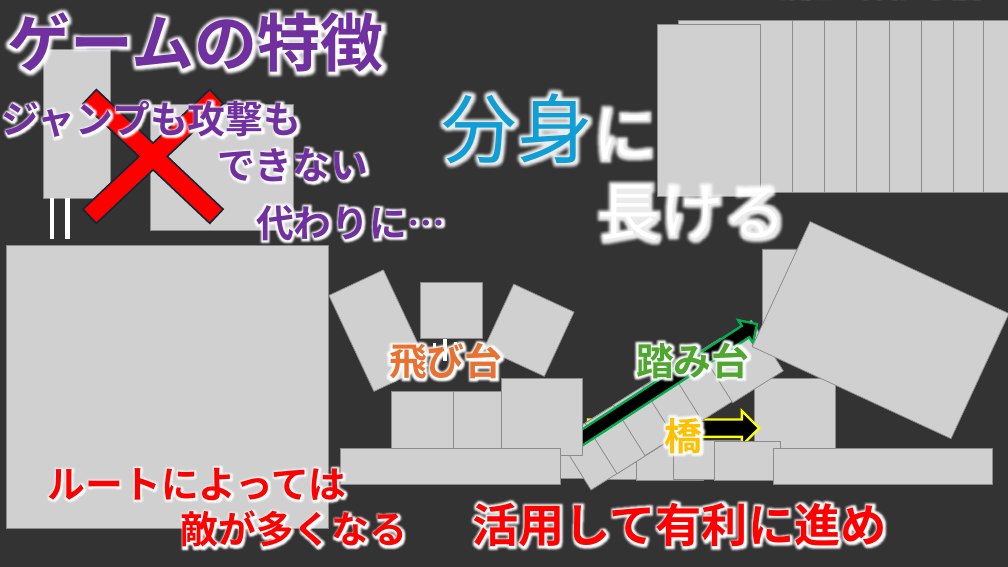
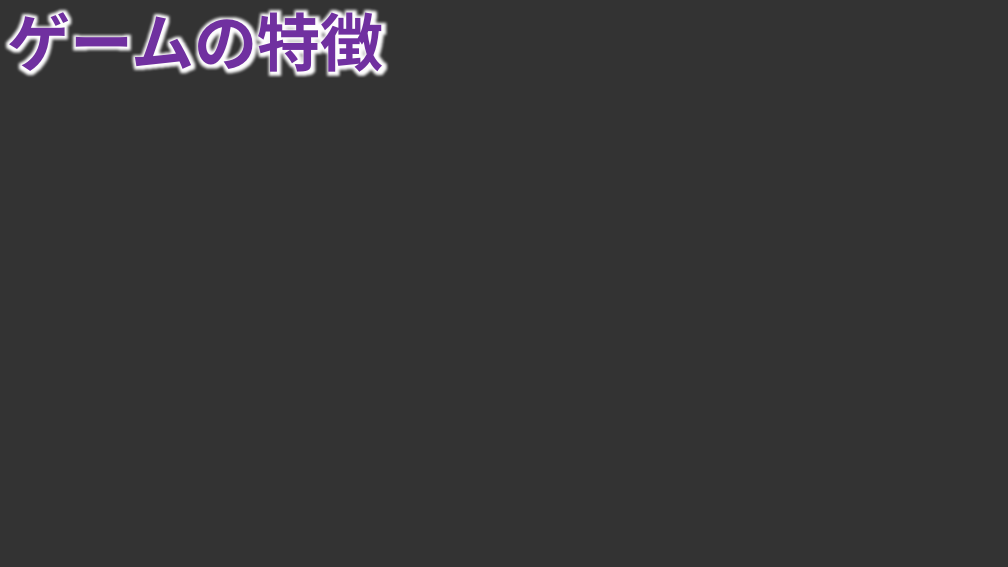
Before and after one commit to TomoyaKanazaki/TeamNinja, a slide deck: slide 6 of 98_plan/00_pptx/100_mainplan.pptx (slide 9 before the commit). Drawn at 1008x567 pixels with LibreOffice and Linux fonts; fonts in the diff are those of the drawing; grey boxes stand for pictures; background and template pictures are left out. Boxes give left, top, right and bottom in pixels: in the first picture for what was removed or moved away, otherwise in the second. Text is boxed around its words. In the diff, an @@ line names an element or a change of style, - is before the commit and + after.

```diff
--- a/98_plan/00_pptx/100_mainplan.pptx
+++ b/98_plan/00_pptx/100_mainplan.pptx
@@ group removed at bbox=[657, 20, 1008, 197]: 9 pictures @@
@@ text removed at bbox=[774, 0, 992, 5] @@
-設定、攻略、展開
@@ cross removed at bbox=[31, 42, 275, 271] @@
@@ picture removed at bbox=[44, 49, 111, 198] @@
@@ text removed at bbox=[442, 79, 786, 250] @@
-分身に
-長ける
@@ text removed at bbox=[2, 95, 368, 189] @@
-ジャンプも攻撃も
-できない
@@ picture removed at bbox=[150, 104, 293, 231] @@
@@ line removed from (52, 198) to (52, 239) @@
@@ line removed from (68, 198) to (68, 239) @@
@@ text removed at bbox=[256, 198, 445, 247] @@
-代わりに…
@@ group removed at bbox=[329, 221, 1008, 490]: 22 pictures, 3 lines, 2 right arrows @@
@@ picture removed at bbox=[7, 246, 328, 529] @@
@@ text removed at bbox=[389, 337, 502, 386] @@
-飛び台
@@ text removed at bbox=[636, 337, 749, 386] @@
-踏み台
@@ text removed at bbox=[665, 411, 703, 460] @@
-橋
@@ text removed at bbox=[48, 460, 408, 554] @@
-ルートによっては
-敵が多くなる
@@ text removed at bbox=[472, 495, 886, 554] @@
-活用して有利に進め
```
Also in this commit, not shown: 8 other slides changed, 1 slide added, 4 slides removed, 5 other files.
